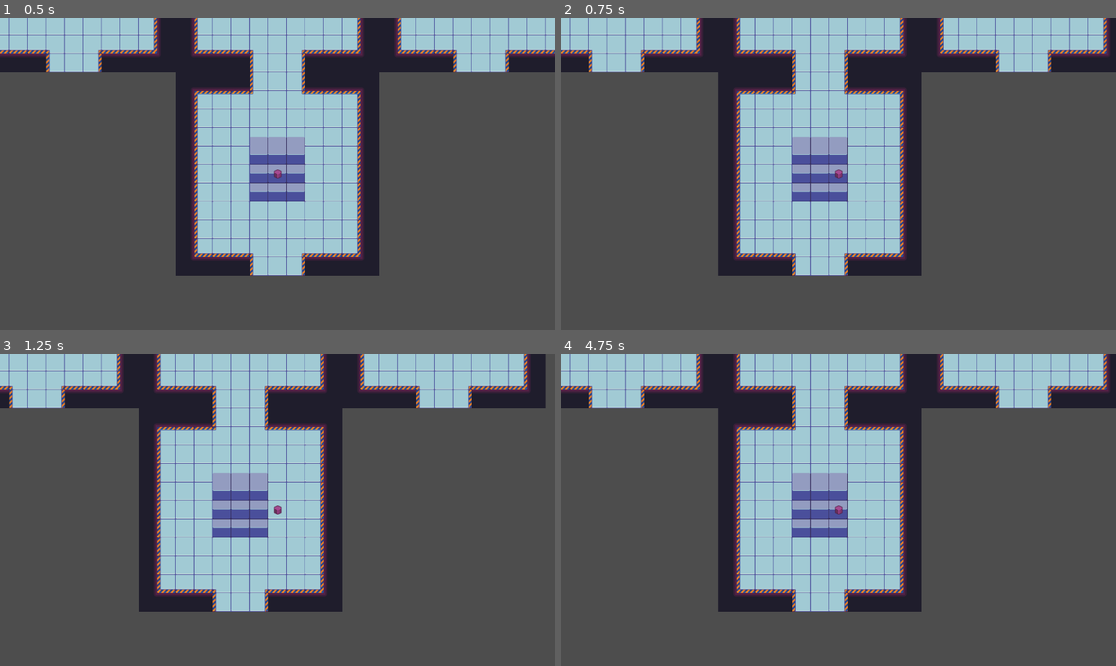
Above: before the commit, frames 1-4 (two rows, left to right).
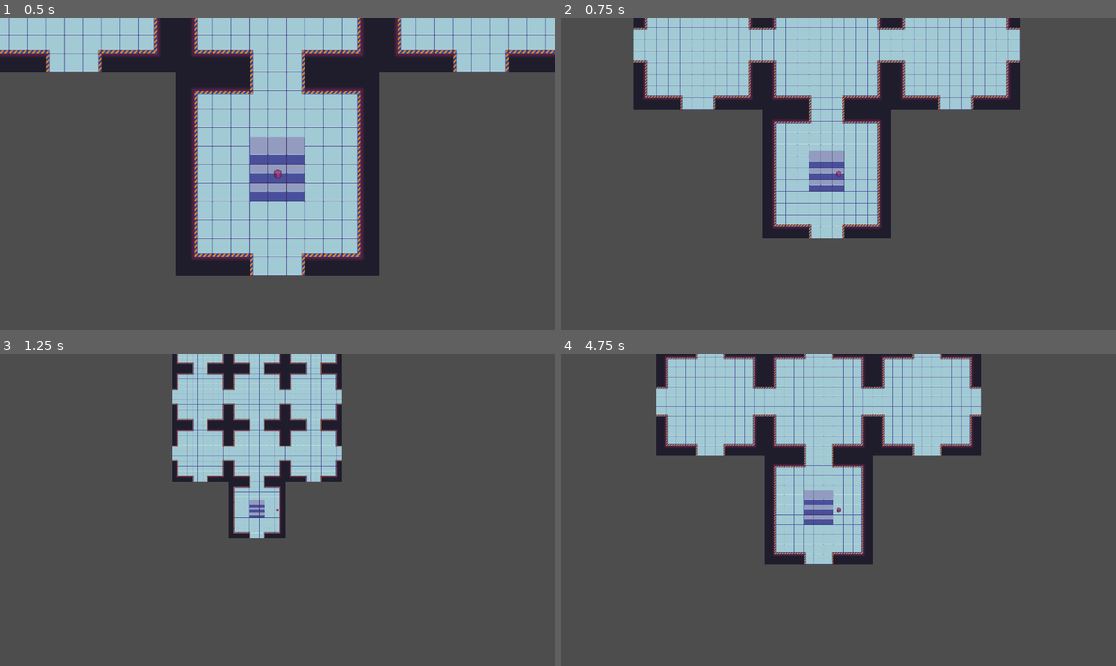
Above: after the commit, the same moments.

Repository: HotBurgi/a-cubes-journey
Game: Godot game, scene res://Origin.tscn
Two runs of this game, one before a commit and one after it. Both use one fixed random seed, a clock stepped at 60 frames per second and the inputs below.
Inputs:
- Up to frame 1 (0.5 s): no input
- Up to frame 2 (0.75 s): tap Enter at 0.5 s; hold Right (ui_right) from 0.53 s (still down); hold E (zoom_in) from 0.53 s (still down)
- Up to frame 3 (1.25 s): keep holding Right (ui_right); keep holding E (zoom_in)
- Up to frame 4 (4.75 s): release Right (ui_right) at 1.28 s; release E (zoom_in) at 1.28 s; hold Down (ui_down) 1.28-2.03 s; tap Q (zoom_out) at 1.35, 2.85, 4.35 s; hold Right (ui_right) 2.03-2.78 s; hold E (zoom_in) 2.03-2.78 s; hold Up (ui_up) 2.78-3.53 s; hold E (zoom_in) 3.53-4.28 s; hold Left (ui_left) from 3.53 s (still down)

Frame 1 is identical in both runs. In frame 2, 35% of the frame differs, in the area x 0-100%, y 0-83%; in frame 3, 35%; in frame 4, 38%.
Error before the commit: Parse Error: Expected closing ")" after call arguments. (res://camera_2d.gd:18)

Commit message:
Added Delta Time to movement system

Diff:
--- a/cubes-jurney/Origin.tscn
+++ b/cubes-jurney/Origin.tscn
@@ -66,7 +66,4 @@
 [node name="Camera2D" type="Camera2D" parent="Player"]
 zoom = Vector2(2, 2)
 script = ExtResource("1_t0h8o")
-zoom_speed = null
-min_zoom = null
-max_zoom = null
-zoom_lerp_speed = null
+follow_target = NodePath("..")
--- a/cubes-jurney/camera_2d.gd
+++ b/cubes-jurney/camera_2d.gd
@@ -15,7 +15,7 @@
 func _ready():
 	# Start with the current zoom
 	target_zoom = zoom
-	target_node = get_node(do the player here)
+	target_node = get_node(follow_target)
 
 func _process(delta: float) -> void:
 	# --- Zoom Control (Q/E) ---
--- a/cubes-jurney/player.gd
+++ b/cubes-jurney/player.gd
@@ -1,34 +1,34 @@
 extends Sprite2D
 
-var WAIT = 0
+var wait_timer := 0.0
 var rel_pos = Vector2.ZERO
 var curr_room = Vector2(0, 1)
 
+const MOVE_INTERVAL := 0.2  # Seconds between moves (adjust as needed)
+
 func _process(delta: float) -> void:
-	# --- WASD Movement ---
 	var movement = Vector2.ZERO
 
-	if WAIT <= 0:
-		if Input.is_action_pressed("ui_right") and checkCollision(rel_pos.x+1, rel_pos.y):  # D
+	if wait_timer <= 0.0:
+		if Input.is_action_pressed("ui_right") and checkCollision(rel_pos.x+1, rel_pos.y):
 			movement.x += 32
 			rel_pos.x += 1
-			WAIT = 30
-		if Input.is_action_pressed("ui_left") and checkCollision(rel_pos.x-1, rel_pos.y):   # A
+			wait_timer = MOVE_INTERVAL
+		elif Input.is_action_pressed("ui_left") and checkCollision(rel_pos.x-1, rel_pos.y):
 			movement.x -= 32
 			rel_pos.x -= 1
-			WAIT = 30
-		if Input.is_action_pressed("ui_down") and checkCollision(rel_pos.x, rel_pos.y+1):   # S
+			wait_timer = MOVE_INTERVAL
+		elif Input.is_action_pressed("ui_down") and checkCollision(rel_pos.x, rel_pos.y+1):
 			movement.y += 32
 			rel_pos.y += 1
-			WAIT = 30
-		if Input.is_action_pressed("ui_up") and checkCollision(rel_pos.x, rel_pos.y-1):    # W
+			wait_timer = MOVE_INTERVAL
+		elif Input.is_action_pressed("ui_up") and checkCollision(rel_pos.x, rel_pos.y-1):
 			movement.y -= 32
 			rel_pos.y -= 1
-			WAIT = 30
+			wait_timer = MOVE_INTERVAL
 
 	position += movement
-	WAIT -= 1
-
+	wait_timer -= delta
 
 func checkCollision(x, y):
 	#var map = GlobalVariables.maps[GlobalVariables[curr_room.x][curr_room.y]]
